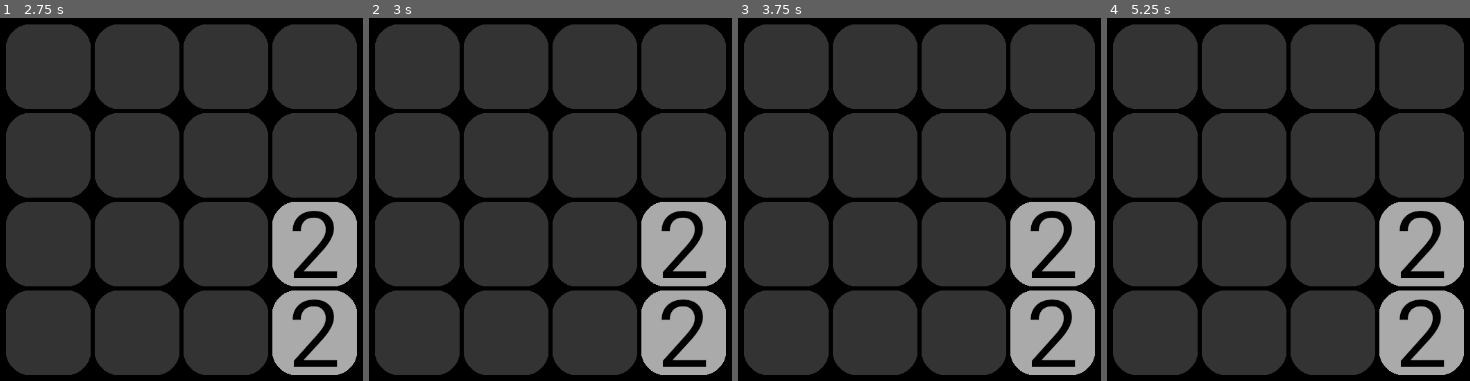
Above: before the commit, frames 1-4 (left to right).
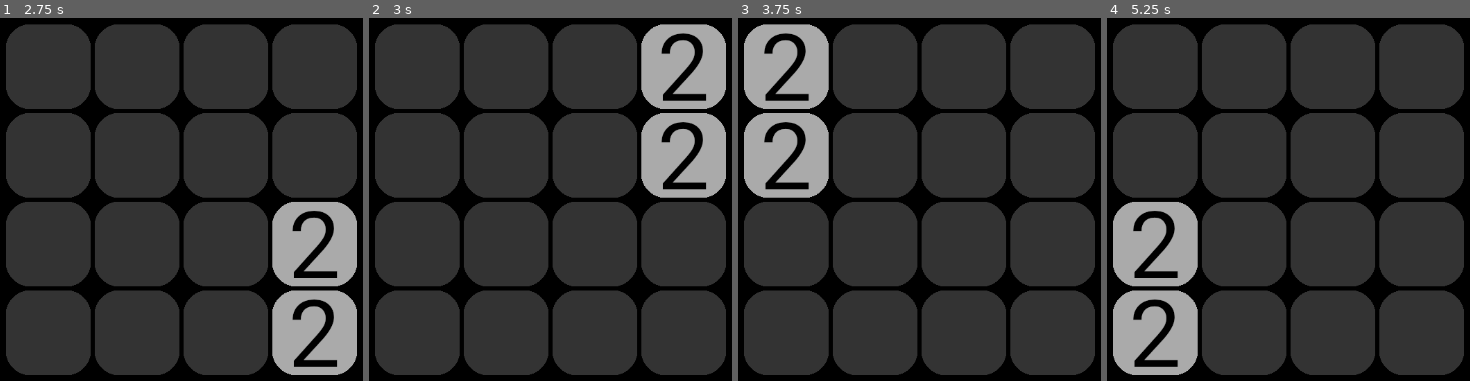
Above: after the commit, the same moments.

Repository: hjk321/Neon2048
Game: Godot game, scene res://main.tscn
The game is run twice, just before and just after one commit, with the same random seed, the same clock (stepped at 60 frames per second) and the same inputs.
Inputs:
- Up to frame 1 (2.75 s): tap Enter at 0.5, 2 s; hold Right (right, bound only after the commit) 0.53-1.28 s; tap Space at 1.25 s; hold Down (down, bound only after the commit) 1.28-2.03 s; hold Right (right, bound only after the commit) from 2.03 s (still down)
- Up to frame 2 (3 s): tap Space at 2.75 s; release Right (right, bound only after the commit) at 2.78 s; hold Up (up, bound only after the commit) from 2.78 s (still down)
- Up to frame 3 (3.75 s): tap Enter at 3.5 s; release Up (up, bound only after the commit) at 3.53 s; hold Left (left, bound only after the commit) from 3.53 s (still down)
- Up to frame 4 (5.25 s): tap Space at 4.25 s; release Left (left, bound only after the commit) at 5.03 s; hold Down (down, bound only after the commit) from 5.03 s (still down)

Frame 1 is identical in both runs. In frame 2, 20% of the frame differs, in the area x 74-99%, y 1-99%; in frame 3, 20%; in frame 4, 20%.

Commit message:
Shift tiles around

Diff:
--- a/main.gd
+++ b/main.gd
@@ -32,7 +32,10 @@
 
 # Called every frame. 'delta' is the elapsed time since the previous frame.
 func _process(_delta: float) -> void:
-	pass
+	match state:
+		STATE.WAITING_FOR_INPUT: state_input()
+		STATE.ANIMATING_TILES: state_animate()
+		STATE.GAME_OVER: pass
 
 # get the scene-space coords of a grid posiiton
 func grid_to_position(pos: Vector2i) -> Vector2:
@@ -57,3 +60,65 @@
 	print("Adding tile with value " + str(value) + " at " + str(pos))
 	grid[pos.x][pos.y] = new_tile
 	$Tiles.add_child(new_tile)
+
+# Checks for user input
+func state_input() -> void:
+	var direction := Vector2i.ZERO
+	if Input.is_action_just_pressed("up"): direction = Vector2i.UP
+	elif Input.is_action_just_pressed("down"): direction = Vector2i.DOWN
+	elif Input.is_action_just_pressed("left"): direction = Vector2i.LEFT
+	elif Input.is_action_just_pressed("right"): direction = Vector2i.RIGHT
+	if direction == Vector2i.ZERO: return
+	print("Shifting grid in direction " + str(direction))
+	shift_grid(direction)
+	state = STATE.ANIMATING_TILES
+
+# shifts the grid in a direction, applying tile animations as we go.
+func shift_grid(dir: Vector2i) -> void:
+	match dir:
+		Vector2i.UP:
+			for x in range(GRID_SIZE):
+				var row := []
+				for y in range(GRID_SIZE): row.append(grid[x][y])
+				row = do_row(row, dir)
+				for y in range(GRID_SIZE): grid[x][y] = row[y]
+		Vector2i.DOWN:
+			for x in range(GRID_SIZE):
+				var row := []
+				for y in range(GRID_SIZE - 1, -1, -1): row.append(grid[x][y])
+				row = do_row(row, dir)
+				for y in range(GRID_SIZE): grid[x][y] = row[GRID_SIZE - 1 - y]
+		Vector2i.LEFT:
+			for y in range(GRID_SIZE):
+				var row := []
+				for x in range(GRID_SIZE): row.append(grid[x][y])
+				row = do_row(row, dir)
+				for x in range(GRID_SIZE): grid[x][y] = row[x]
+		Vector2i.RIGHT:
+			for y in range(GRID_SIZE):
+				var row := []
+				for x in range(GRID_SIZE - 1, -1, -1): row.append(grid[x][y])
+				row = do_row(row, dir)
+				for x in range(GRID_SIZE): grid[x][y] = row[GRID_SIZE - 1 - x]
+
+# Proccesses a single row during a shift.
+# Abstracted to one-dimensional array where element 0 is at the "bottom" of current gravity
+func do_row(row: Array, shift_direction: Vector2i) -> Array:
+	# recursively condenses the row so there are no nulls except at the end
+	var condense := func condense(r: Array, n: int, dir: Vector2i, c: Callable) -> Array:
+		if n >= (GRID_SIZE - 1): return r
+		if r[n] == null:
+			for i in range(n + 1, GRID_SIZE):
+				var tile: Variant = r[i]
+				if tile is Tile:
+					(tile as Tile).slide_tile((TILE_SIZE * (i - n)) * dir)
+					r[n] = tile
+					r[i] = null
+					break
+		return c.call(r, n + 1, dir, c)
+
+	if row.size() != GRID_SIZE: return row
+	return condense.call(row, 0, shift_direction, condense)
+
+func state_animate() -> void:
+	state = STATE.WAITING_FOR_INPUT # TODO
--- a/project.godot
+++ b/project.godot
@@ -24,6 +24,29 @@
 gdscript/warnings/unsafe_call_argument=1
 gdscript/warnings/return_value_discarded=1
 
+[input]
+
+left={
+"deadzone": 0.5,
+"events": [Object(InputEventKey,"resource_local_to_scene":false,"resource_name":"","device":0,"window_id":0,"alt_pressed":false,"shift_pressed":false,"ctrl_pressed":false,"meta_pressed":false,"pressed":false,"keycode":0,"physical_keycode":4194319,"key_label":0,"unicode":0,"echo":false,"script":null)
+]
+}
+right={
+"deadzone": 0.5,
+"events": [Object(InputEventKey,"resource_local_to_scene":false,"resource_name":"","device":-1,"window_id":0,"alt_pressed":false,"shift_pressed":false,"ctrl_pressed":false,"meta_pressed":false,"pressed":false,"keycode":0,"physical_keycode":4194321,"key_label":0,"unicode":0,"echo":false,"script":null)
+]
+}
+up={
+"deadzone": 0.5,
+"events": [Object(InputEventKey,"resource_local_to_scene":false,"resource_name":"","device":-1,"window_id":0,"alt_pressed":false,"shift_pressed":false,"ctrl_pressed":false,"meta_pressed":false,"pressed":false,"keycode":0,"physical_keycode":4194320,"key_label":0,"unicode":0,"echo":false,"script":null)
+]
+}
+down={
+"deadzone": 0.5,
+"events": [Object(InputEventKey,"resource_local_to_scene":false,"resource_name":"","device":-1,"window_id":0,"alt_pressed":false,"shift_pressed":false,"ctrl_pressed":false,"meta_pressed":false,"pressed":false,"keycode":0,"physical_keycode":4194322,"key_label":0,"unicode":0,"echo":false,"script":null)
+]
+}
+
 [rendering]
 
 renderer/rendering_method="gl_compatibility"
--- a/tile.gd
+++ b/tile.gd
@@ -53,7 +53,7 @@
 		STATE.SLIDE: state_slide(delta)
 
 # do nothing except make sure the tile is visible
-func state_idle():
+func state_idle() -> void:
 	modulate.a = 1.0
 
 # fade in over time, then become idle
@@ -71,5 +71,16 @@
 	modulate.a = state_data
 	if state_data <= 0.0: queue_free()
 
+# TODO: animate. for now, it just shifts instantly
 func state_slide(_delta: float) -> void:
-	pass
+	if not (state_data is Vector2):
+		state = STATE.IDLE
+		return
+	position += state_data
+	state = STATE.IDLE
+
+# Applies the sliding animation. Stacks with additional calls to slide_tile
+func slide_tile(diff: Vector2) -> void:
+	state = STATE.SLIDE
+	if state_data is Vector2: state_data += diff
+	else: state_data = diff
